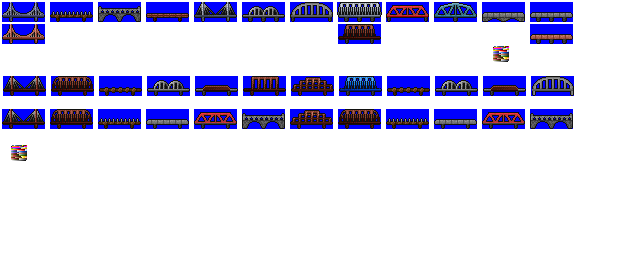
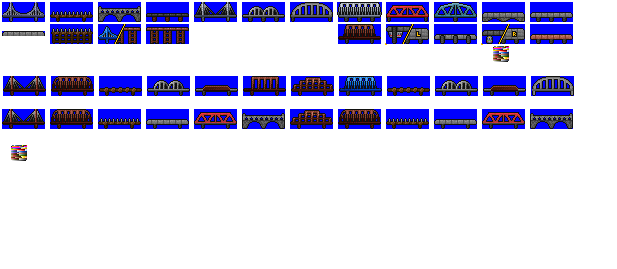
Comparing the layer stacks of the two 617px x 269px images. Changes:
painted on "Pasted Layer #3" over left=402, top=24, right=517, bottom=44
hid "Pasted Layer #6", painted on it over left=2, top=24, right=45, bottom=44
painted on "Pasted Layer #5" over left=482, top=24, right=506, bottom=44
added layer "Pasted Layer #8" above "Pasted Layer #7" over left=98, top=24, right=510, bottom=45
added layer "Pasted Layer #7" above "gui_icons.png" over left=386, top=26, right=429, bottom=44
painted on "gui_icons.png" over left=2, top=14, right=525, bottom=44
